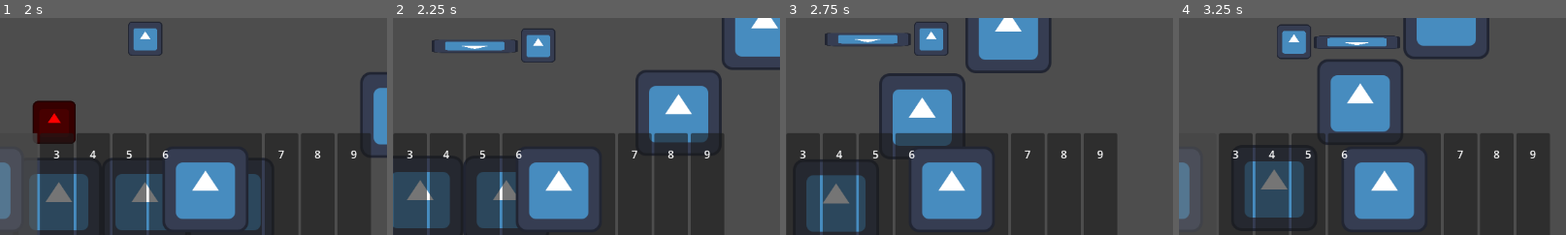
Above: before the commit, frames 1-4 (left to right).
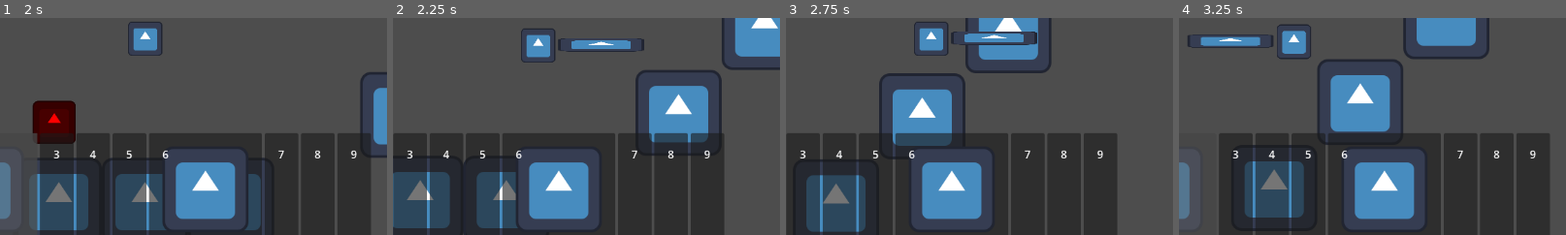
Above: after the commit, the same moments.

Repository: TheHumanMRP/RPG-Life-Tracker
Game: Godot game, scene res://Folders/Systems/Main/Scenes/main_scene.tscn
Two runs of this game, one before a commit and one after it. Both use one fixed random seed, a clock stepped at 60 frames per second and the inputs below. The engine's default icon, where the game draws it, is replaced by a stand-in: a white triangle on a blue panel in a dark square.
Inputs (mouse positions are % of the whole screen's width and height, from its top left):
- Up to frame 1 (2 s): click "Dungeon" at 0.5 s; move the mouse to (26, 84) at 1.27 s; hold D (move_right) from 1.28 s (still down); tap T (add_test_sword) at 1.35 s; click (26, 84) at 1.42 s; tap Space (jump) at 1.52 s
- Up to frame 2 (2.25 s): keep holding D (move_right); move the mouse to (31, 84) at 2.02 s; tap E (equip_item) at 2.1 s; click (31, 84) at 2.17 s
- Up to frame 3 (2.75 s): keep holding D (move_right); tap Space (jump) at 2.27 s
- Up to frame 4 (3.25 s): move the mouse to (36, 84) at 2.77 s; release D (move_right) at 2.78 s; hold A (move_left) from 2.78 s (still down); tap T (add_test_sword) at 2.85 s; click (36, 84) at 2.92 s
The pictures show only the part of the screen within x 33-83%, y 45-94%; the shares and areas given below are measured in that part.

Frame 1 is identical in both runs. In frame 2, 1.6% of the frame differs, in the area x 10-65%, y 9-17%; in frame 3, 1.6%; in frame 4, 1.9%, in the area x 2-58%, y 7-15%.

Commit message:
Auto commit at 2026-08-30 20:58:42

Diff:
--- a/Folders/Systems/Weapons/sword.tscn
+++ b/Folders/Systems/Weapons/sword.tscn
@@ -7,7 +7,6 @@
 size = Vector2(128, 110)
 
 [node name="Sword" type="Node2D" unique_id=537071447 node_paths=PackedStringArray("attack_area")]
-rotation = 3.1415927
 script = ExtResource("1_103ky")
 attack_area = NodePath("Attack_Area")
 
Not shown, changed: Folders/all-tasks.md
